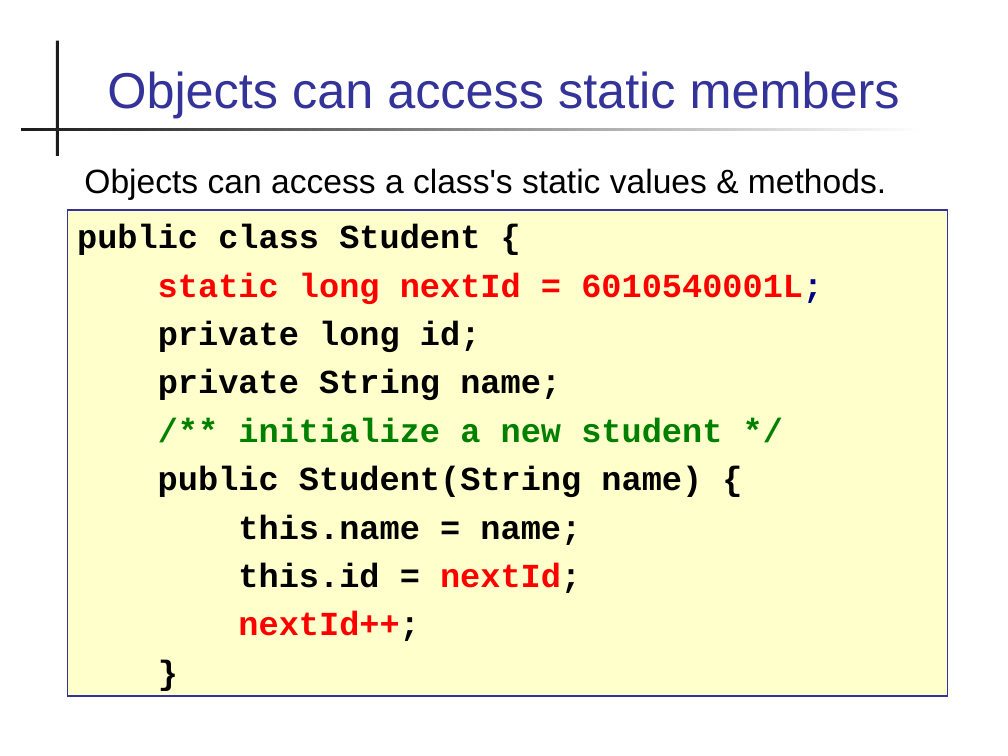
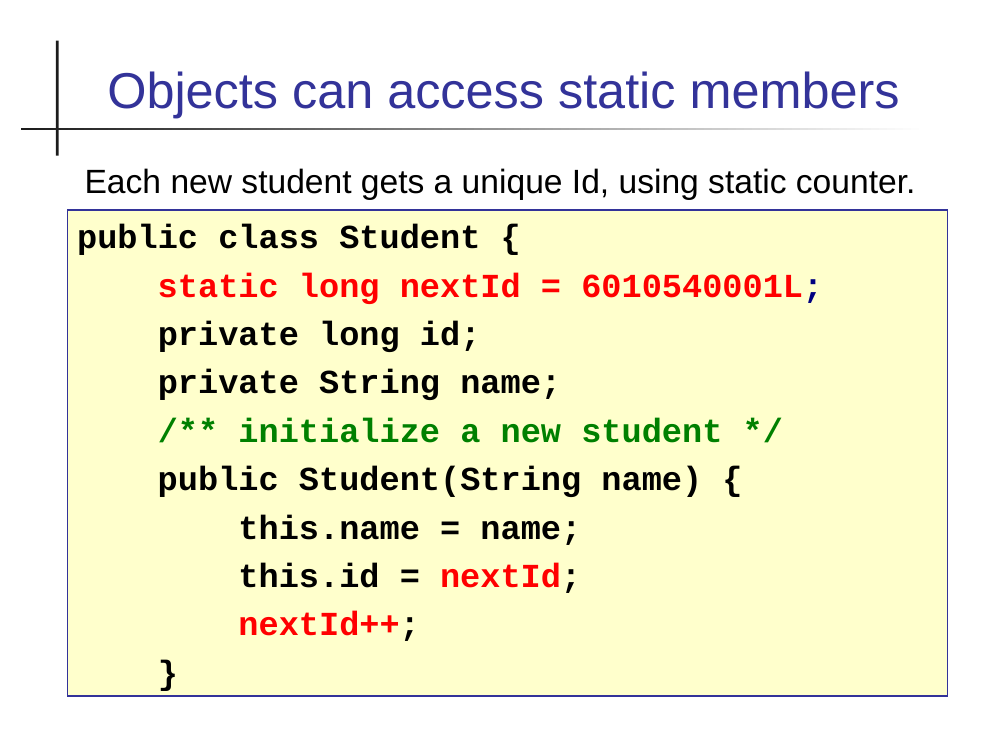
Before and after one commit to cpske/programming1, a slide deck: slide 34 of objects/2-Defining-Classes.ppt (slide 35 before the commit). Drawn at 1008x756 pixels with LibreOffice and Linux fonts; fonts in the diff are those of the drawing. Boxes give left, top, right and bottom in pixels: in the first picture for what was removed or moved away, otherwise in the second. Text is boxed around its words. In the diff, an @@ line names an element or a change of style, - is before the commit and + after.

```diff
--- a/objects/2-Defining-Classes.ppt
+++ b/objects/2-Defining-Classes.ppt
@@ text at [85,168,916,200]: text changed @@
-Objects can access a class's static values & methods.
+Each new student gets a unique Id, using static counter.
```
Also in this commit, not shown: 13 other slides changed, 1 slide removed, 1 other file.
